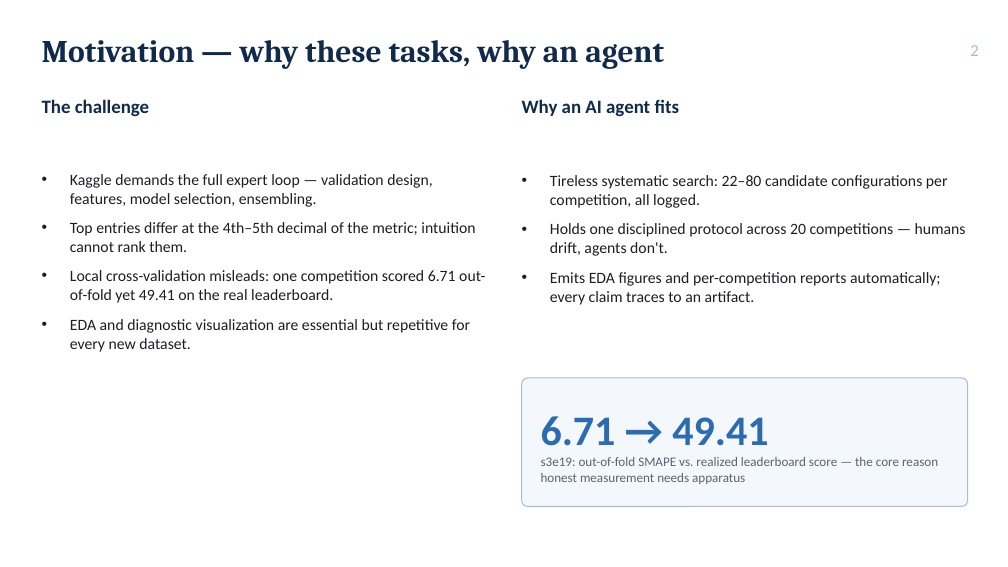
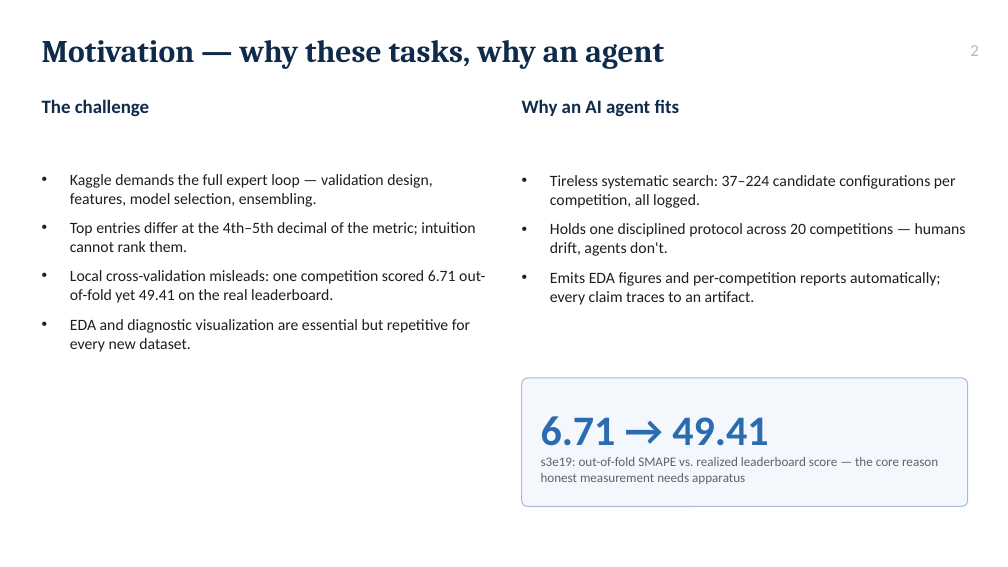
Before and after one commit to 930731haohao-afk/kaggle-agent, a slide deck: slide 2 of docs/presentation/slides_4min.pptx. Drawn at 1008x567 pixels with LibreOffice and Linux fonts; fonts in the diff are those of the drawing. Boxes give left, top, right and bottom in pixels: in the first picture for what was removed or moved away, otherwise in the second. Text is boxed around its words. In the diff, an @@ line names an element or a change of style, - is before the commit and + after.

```diff
--- a/docs/presentation/slides_4min.pptx
+++ b/docs/presentation/slides_4min.pptx
@@ text at (x1=550, y1=175, x2=956, y2=208): text changed @@
-• Tireless systematic search: 22–80 candidate configurations per competition, all logged.
+• Tireless systematic search: 37–224 candidate configurations per competition, all logged.
```
Also in this commit, not shown: 2 other slides changed, 17 other files.
